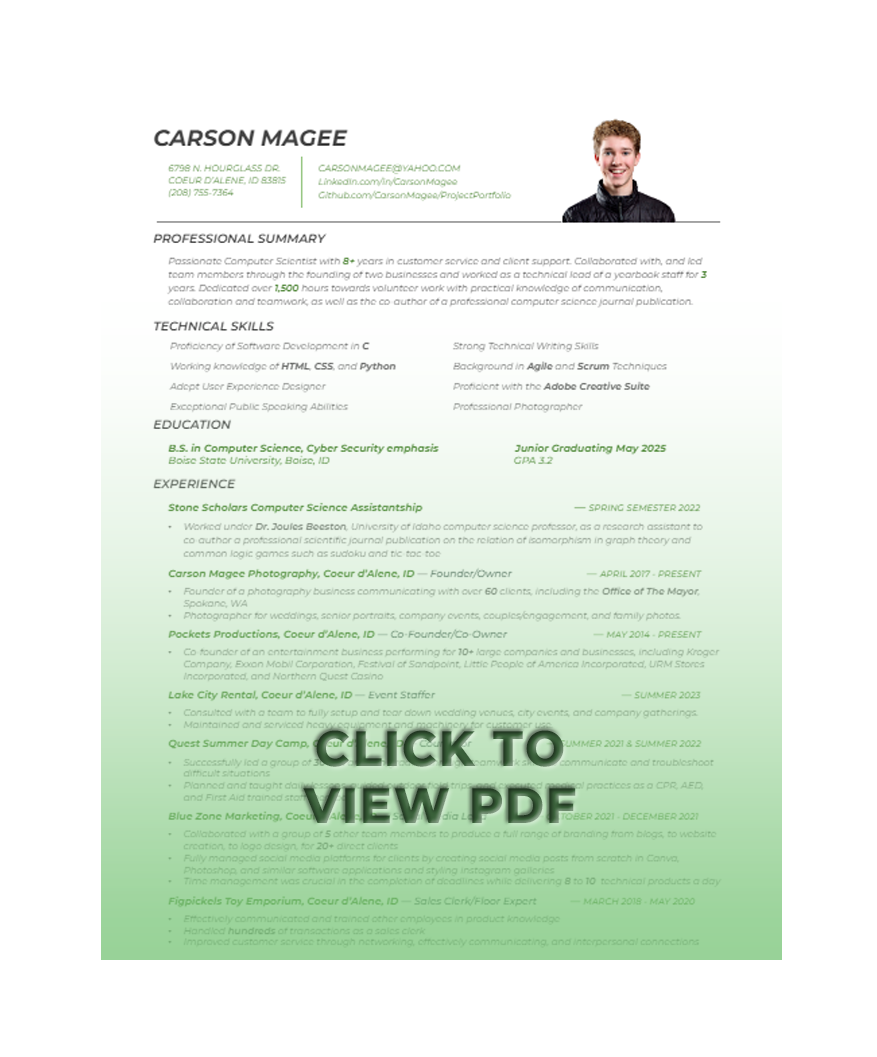
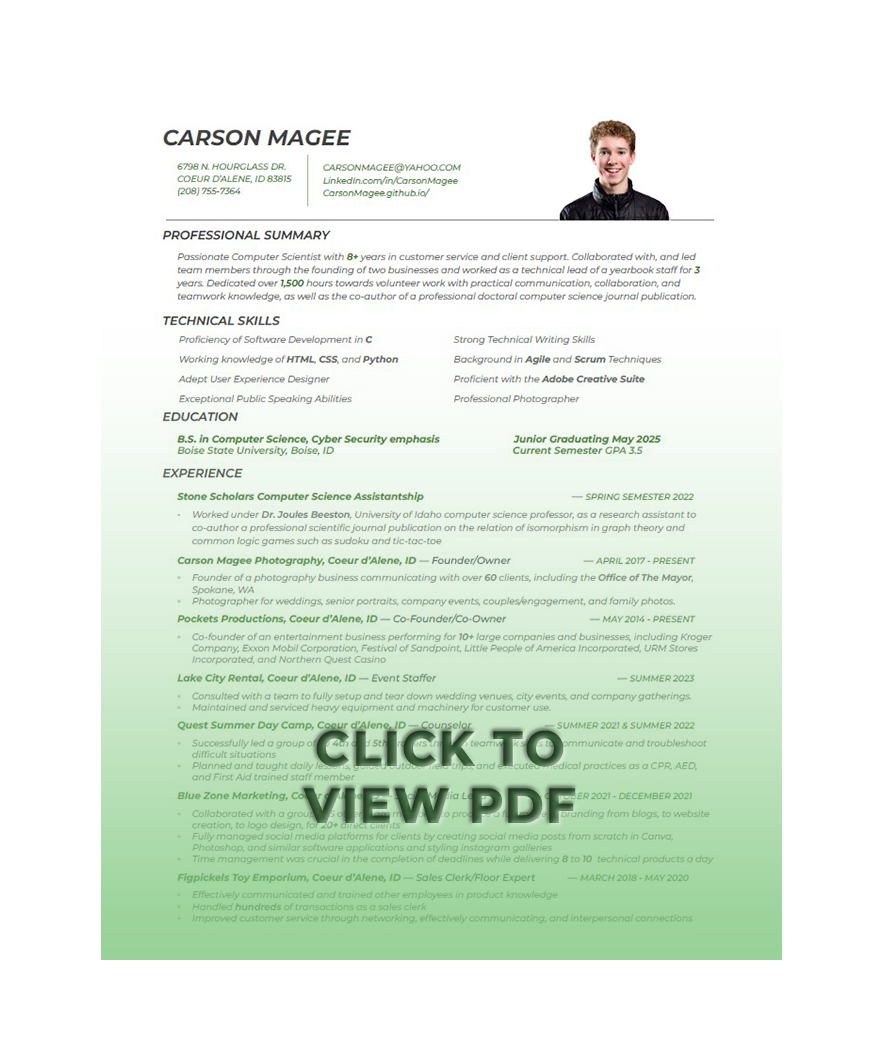
The second (877, 1057) image is a revision of the first. Changes to its layers:
added layer "resume-screenshot" in group "Mask" over box(152, 116, 722, 948)
